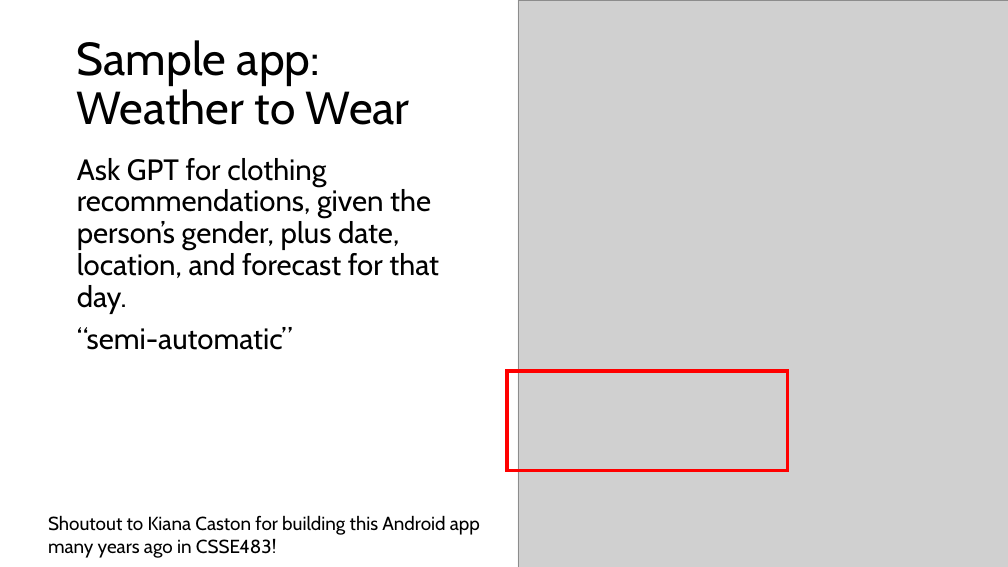
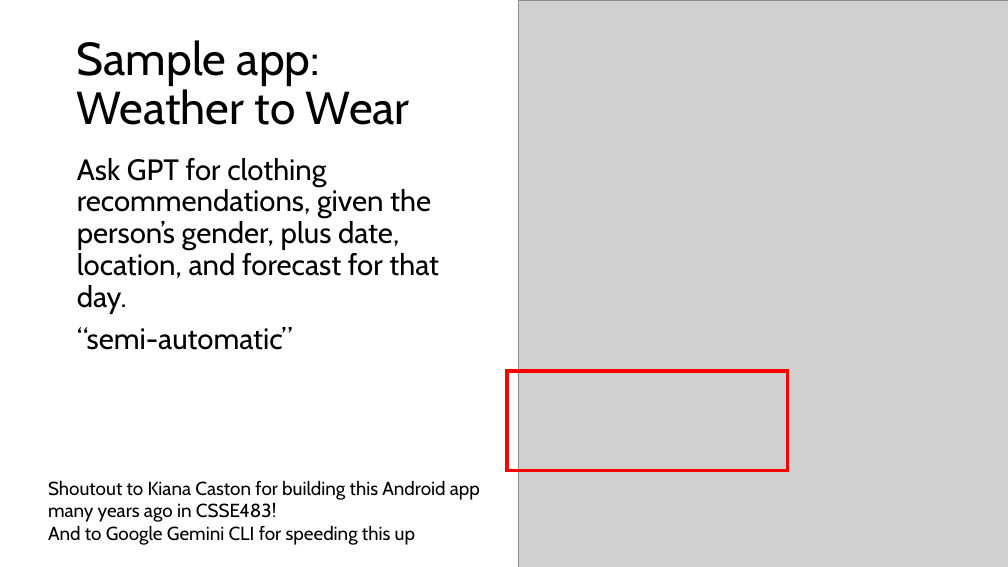
Before and after one commit to RHIT-southfej/csse290-ai, a slide deck: slide 4 of ClassMaterials/Week6/Programmatic AI.pptx. Drawn at 1008x567 pixels with LibreOffice and Linux fonts; fonts in the diff are those of the drawing; grey boxes stand for pictures. Boxes give left, top, right and bottom in pixels: in the first picture for what was removed or moved away, otherwise in the second. Text is boxed around its words. In the diff, an @@ line names an element or a change of style, - is before the commit and + after.

Commit message:
More attribution

```diff
--- a/ClassMaterials/Week6/Programmatic AI.pptx
+++ b/ClassMaterials/Week6/Programmatic AI.pptx
@@ text "Shoutout to Kiana Caston for ...": place and size @@
-text "Shoutout to Kiana Caston for ..." at <box>48,515,480,558</box>
+text "Shoutout to Kiana Caston for ..." at <box>48,480,480,545</box>
@@ text at <box>48,525,415,545</box>: paragraph added @@
+And to Google Gemini CLI for speeding this up
```
